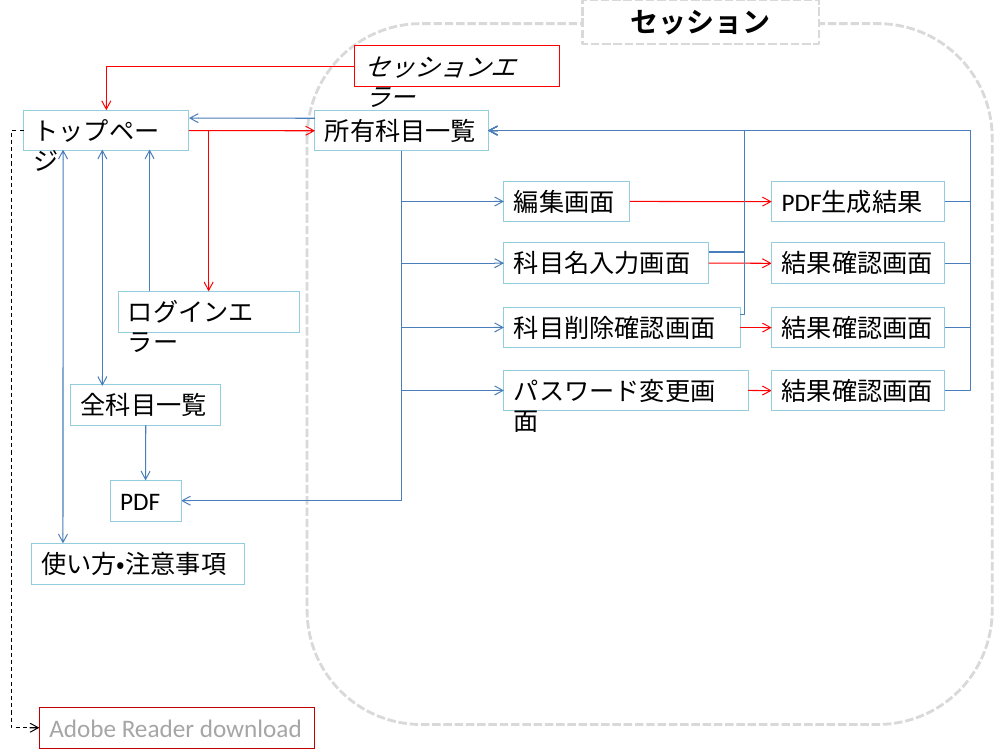
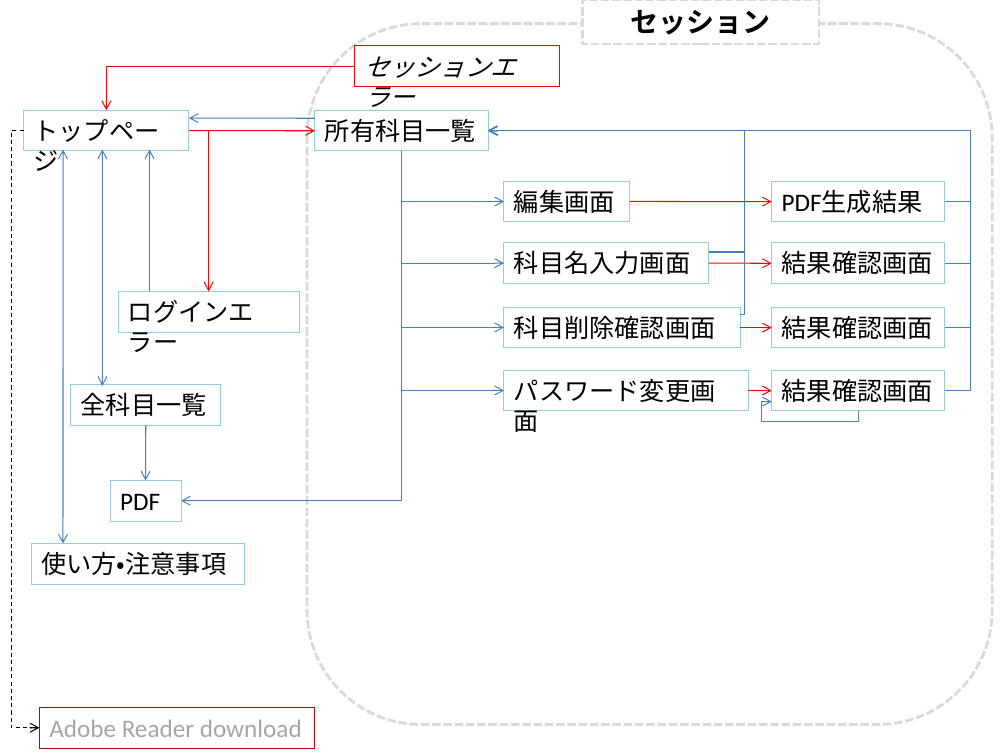
Before and after one commit to opu-yokotalab/syllabus-document, a slide deck: slide 2 of komiyama/シラバス図.pptx. Drawn at 1008x756 pixels with LibreOffice and Linux fonts; fonts in the diff are those of the drawing. Boxes give left, top, right and bottom in pixels: in the first picture for what was removed or moved away, otherwise in the second. Text is boxed around its words. In the diff, an @@ line names an element or a change of style, - is before the commit and + after.

```diff
--- a/komiyama/シラバス図.pptx
+++ b/komiyama/シラバス図.pptx
@@ elbow arrow added from (859, 411) to (772, 401), #4B7EBC 0.75 pt @@
```
Also in this commit, not shown: 7 other files.
